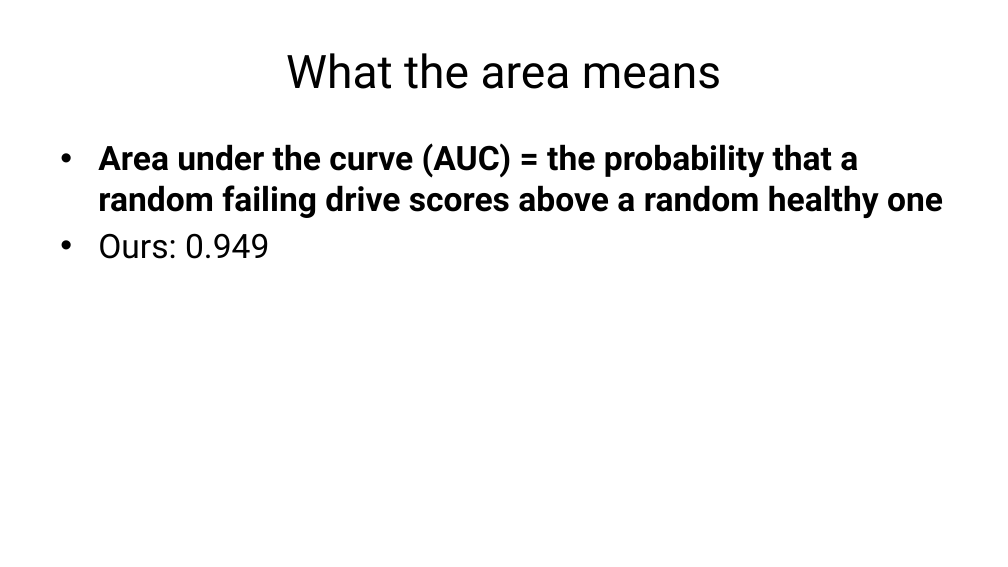
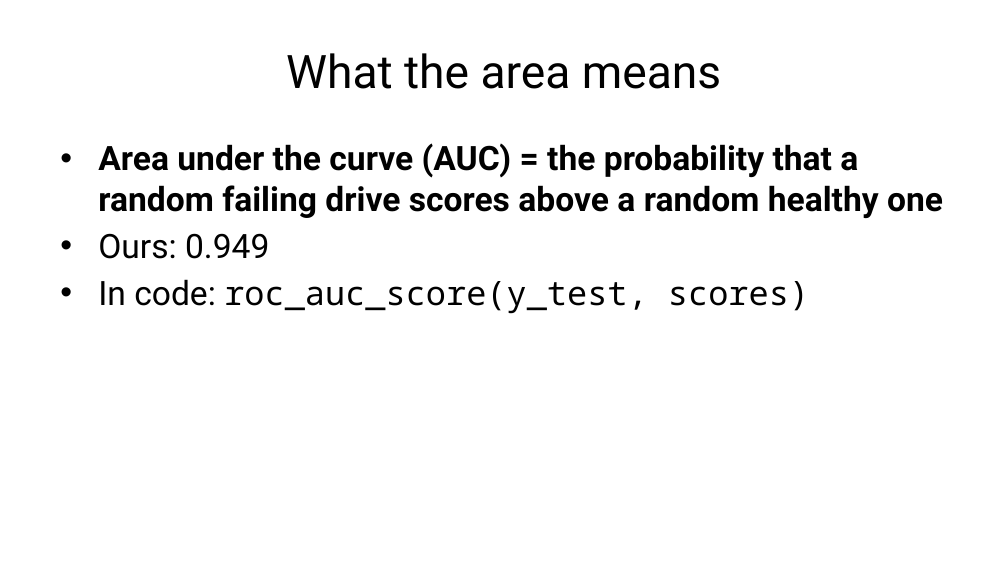
Before and after one commit to fabioantonini/technologies-for-artificial-intelligence, a slide deck: slide 36 of Lessons/04_classification_and_metrics/Slides/classification_and_metrics_slides.pptx. Drawn at 1008x567 pixels with LibreOffice and Linux fonts; fonts in the diff are those of the drawing; background and template pictures are left out. Boxes give left, top, right and bottom in pixels: in the first picture for what was removed or moved away, otherwise in the second. Text is boxed around its words. In the diff, an @@ line names an element or a change of style, - is before the commit and + after.

```diff
--- a/Lessons/04_classification_and_metrics/Slides/classification_and_metrics_slides.pptx
+++ b/Lessons/04_classification_and_metrics/Slides/classification_and_metrics_slides.pptx
@@ text at [98, 279, 809, 314]: paragraph added @@
+• In code: roc_auc_score(y_test, scores)
```
Also in this commit, not shown: 11 other slides changed, 1 slide added, 1 slide removed, 4 other files.
